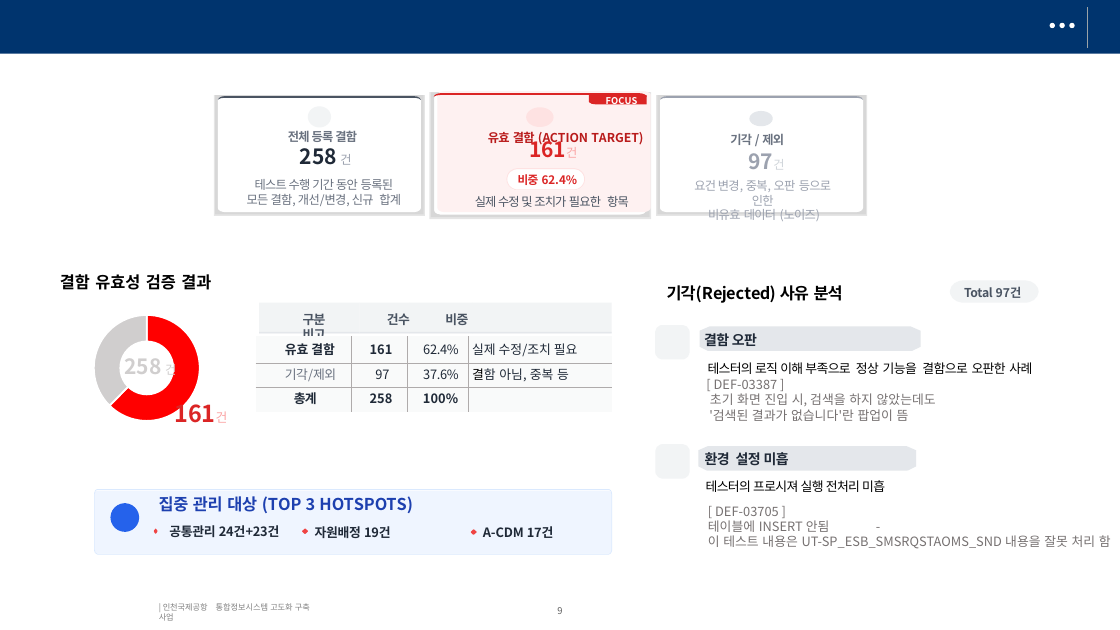
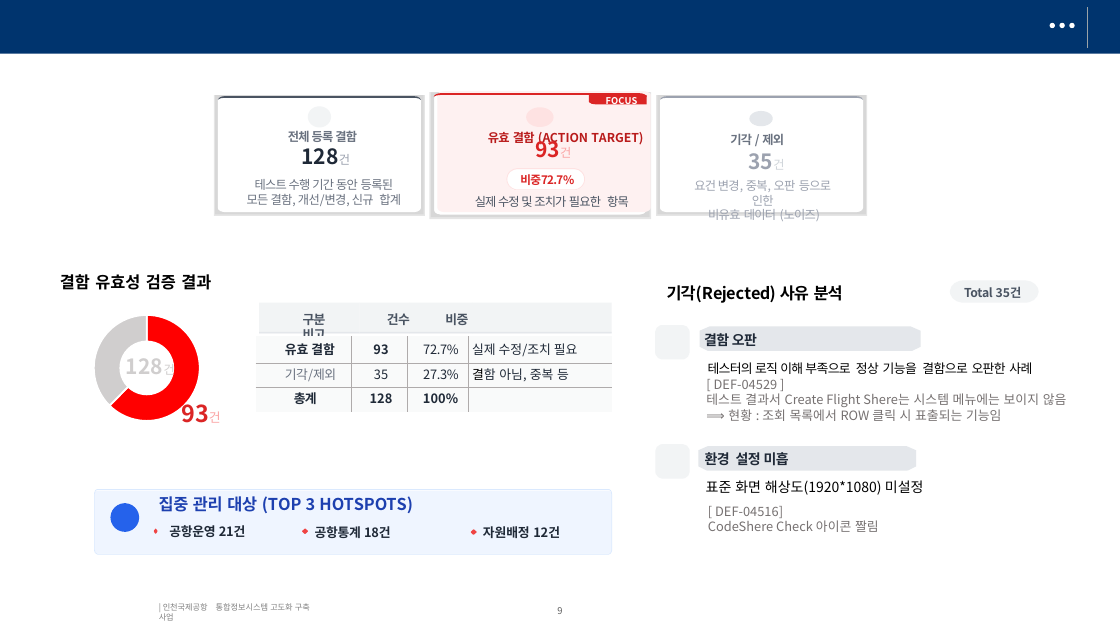
Before and after one commit to kechristal/iiac, a slide deck: slide 9 of Iteration2 3차 제3자테스트 결과리뷰_작성중(260330).pptx. Drawn at 1120x630 pixels with LibreOffice and Linux fonts; fonts in the diff are those of the drawing; background and template pictures are left out. Boxes give left, top, right and bottom in pixels: in the first picture for what was removed or moved away, otherwise in the second. Text is boxed around its words. In the diff, an @@ line names an element or a change of style, - is before the commit and + after.

```diff
--- a/Iteration2 3차 제3자테스트 결과리뷰_작성중(260330).pptx
+++ b/Iteration2 3차 제3자테스트 결과리뷰_작성중(260330).pptx
@@ text at <box>505,104,602,168</box>: text changed @@
-161건
+93건
@@ text at <box>277,142,374,169</box>: text changed @@
-258건
+128건
@@ text at <box>712,147,822,174</box>: text changed @@
-97건
+35건
@@ text at <box>520,174,574,185</box>: text changed @@
-비중 62.4%
+비중72.7%
@@ text at <box>964,286,1022,298</box>: text changed @@
-Total 97건
+Total 35건
@@ text at <box>94,352,206,379</box>: text changed @@
-258건
+128건
@@ table at <box>255,336,611,412</box> @@
-row 1, column 2: 161
+row 1, column 2: 93
-row 1, column 3: 62.4%
+row 1, column 3: 72.7%
-row 2, column 2: 97
+row 2, column 2: 35
-row 2, column 3: 37.6%
+row 2, column 3: 27.3%
-row 3, column 2: 258
+row 3, column 2: 128
@@ text at <box>145,365,257,433</box>: text changed @@
-161건
+93건
@@ text at <box>706,379,1067,421</box>: text changed @@
-[ DEF-03387 ]
-초기 화면 진입 시, 검색을 하지 않았는데도
-'검색된 결과가 없습니다'란 팝업이 뜸
+[ DEF-04529 ]
+테스트 결과서 Create Flight Shere는 시스템 메뉴에는 보이지 않음
+⟹ 현황 : 조회 목록에서 ROW 클릭 시 표출되는 기능임
@@ text at <box>706,480,924,495</box>: text changed; size 11 to 12 pt @@
-테스터의 프로시져 실행 전처리 미흡
+표준 화면 해상도(1920*1080) 미설정
@@ text at <box>708,506,879,532</box>: text changed @@
-[ DEF-03705 ]
-테이블에 INSERT 안됨 -
-이 테스트 내용은 UT-SP_ESB_SMSRQSTAOMS_SND 내용을 잘못 처리 함
+[ DEF-04516]
+CodeShere Check 아이콘 짤림
@@ text at <box>169,525,246,537</box>: text changed @@
-공통관리 24건+23건
+공항운영 21건
@@ text at <box>315,526,391,538</box>: text changed @@
-자원배정 19건
+공항통계 18건
@@ text at <box>483,526,560,538</box>: text changed @@
-A-CDM 17건
+자원배정 12건
```
Also in this commit, not shown: 3 other slides changed, 6 other files.
